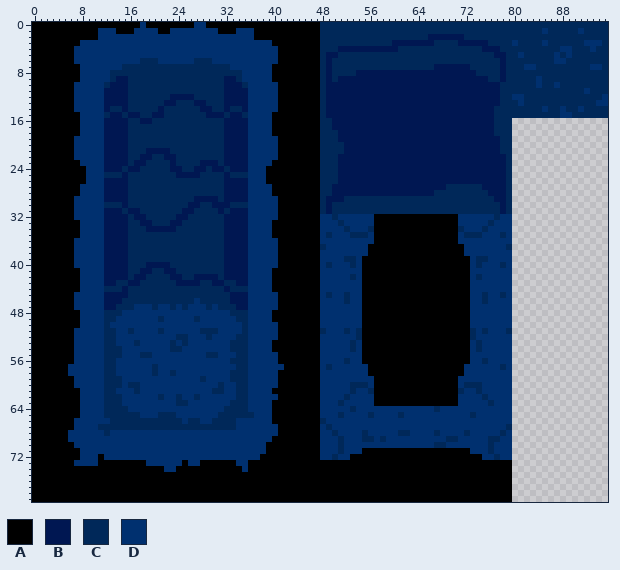
Pixel-art file -- assets/aseprite/tilese_2t.aseprite. Above: the version before the commit.
96x80 pixels, 1 frame.
Palette (. is transparent): A #000000  B #001752  C #002859  D #00306f
Pixels before (only the part around the change), first column x 76:
 5 CBBCCDCCCCCDCDCCCCCC
 6 CCBCCCCCCCCDDCCCCCCC
 7 CCBCCCDDCCCCCCCCCDDC
 8 CCBCCCCCCCCCCCCCCCCC
 9 CCBCCCCCDCCCCCCCCCCC
10 BBCCCCCCDCCDCCCCCCCC
11 BBCCCCCCCCCCCCCCDCCC
12 BBCCDDCCCCCCCCCCCCCD
13 BBCCCDCCCCCCCCCCCCDD
14 BCCCCCCCCDCCDCCDCCCC
15 BCCCCCCCCCCCDDCCCCCC
16 BCCC................
17 BCCC................
18 BCCC................
19 BBCC................
20 BBCC................
21 BBCC................
22 BBBC................
23 BBBC................
24 BBBC................
25 BBBC................
26 BBBC................
27 BBBC................
28 BBBC................
29 CBBC................
30 CCBC................
31 CCBC................
32 DCDD................
33 CDDD................
34 DDDD................
35 DDCD................
36 DDDD................
37 DDDC................
38 DDDD................
39 DDDD................
40 DDCD................
41 DDDD................
42 DDDD................
43 DDDD................
44 DDDD................
45 DDCD................
46 DDDD................
47 DDDD................
48 DDDD................
49 DDDD................
50 DDDD................
51 DDDC................
52 DDDD................
53 DDDD................
54 DDDD................
55 DDDD................
56 DDDD................
57 DDCD................
58 DDDD................
59 DDDD................
60 DDDD................
61 DDDD................
62 DDDD................
63 CDDD................
64 DDDD................
65 DDDD................
66 DDDD................
67 DDDC................
68 DDCD................
69 CCDD................
70 CDDD................
71 CDDD................
72 DCDD................
73 AAAA................
74 AAAA................
75 AAAA................
76 AAAA................
77 AAAA................
78 AAAA................
79 AAAA................
And afterwards:
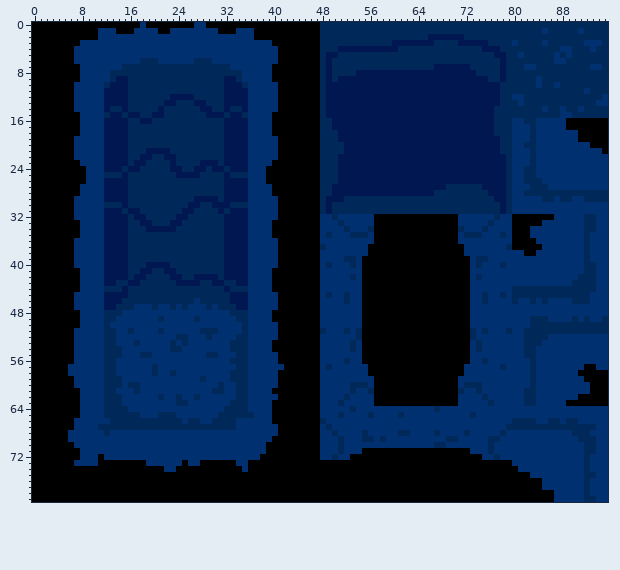
What changed:
Changed rows in their new state; - is an unchanged pixel.
first column x 80:
16 DDCCDDDDDAAAAAAA
17 DDDCDDDDDAAAAAAA
18 DDDCDDDDDDDAAAAA
19 DDDCDDDDDDDAAAAA
20 DDCCDDDDDDDDDAAA
21 DDDCDDDDDDDDDDDA
22 DDDCDDDDDDDDDDDD
23 DDDCDDDDDDDDDDDD
24 DDCCDDDDDDDDDDDD
25 DDCCDDDDDDDDDDDD
26 DDCCCDDDDDDDDDDD
27 DDDCCCDDDDDDDDDD
28 DDCCCCCCCCCCCCCC
29 DDDDDCCDCCDDCCCC
30 DDDDDDDDDDDDDDDD
31 DDDDDDDDDDDDDDDD
32 AAAAAAADDDDDCCDD
33 AAAAADDDDDDDCCDD
34 AAADDDDDDDDDCCDD
35 AAADDDDDDDDDCDDD
36 AAAADDDDDDDDCDDD
37 AAAAADDDDDDDCDDD
38 DDAADDDDDDDDCDDD
39 DDDDDDDDDDDDCDDD
40 DDDDDDDDDDDDCCDD
41 DDDDDDDDDDDDCCDD
42 DDDDDDDDDDDCCCDD
43 DDDDDDDDDDCCCCDD
44 CCCCCCCCCCCCCCDD
45 CCCCCCCCCCCCCDDD
46 CDDCDCDDDDCCCDDD
47 DDDDDDDDDDDDDDDD
48 DDDDDDDDDDDDDDDD
49 DDDCCCDDDDCDCDDC
50 DDDCCCCCCCCCCCCC
51 DDCCCCCCCCCCCCCC
52 DDCCCCDDDDDDDDDD
53 DDCCCDDDDDDDDDDD
54 DDCCDDDDDDDDDDDD
55 DDCCDDDDDDDDDDDD
56 DDDCDDDDDDDDDDDD
57 DDDCDDDDDDDDAADD
58 DDDCDDDDDDDAAAAA
59 DDDCDDDDDDDDAAAA
60 DDDCDDDDDDDDDAAA
61 DDCCDDDDDDDDDAAA
62 DDCCDDDDDDDAAAAA
63 DDCCDDDDDAAAAAAA
64 DDDDDDDDDDDDDDDD
65 DDDDDDDDDDDDDDDD
66 CCCCDDCCDCCDDDDD
67 CCCCCCCCCCCCCCDD
68 DDDDDDDDDDCCCDDD
69 DDDDDDDDDDDCCCDD
70 DDDDDDDDDDDDCCDD
71 DDDDDDDDDDDDCCDD
72 DDDDDDDDDDDDCDDD
73 DDDDDDDDDDDDCDDD
74 ADDDDDDDDDDDCDDD
75 AAADDDDDDDDDCCDD
76 AAAAADDDDDDDCDDD
77 AAAAADDDDDDDCDDD
78 AAAAAAADDDDDCDDD
79 AAAAAAADDDDDCCDD
Pixel boxes of the changes (left, top, right, bottom) in both pictures:
added: (512, 118, 608, 502)
